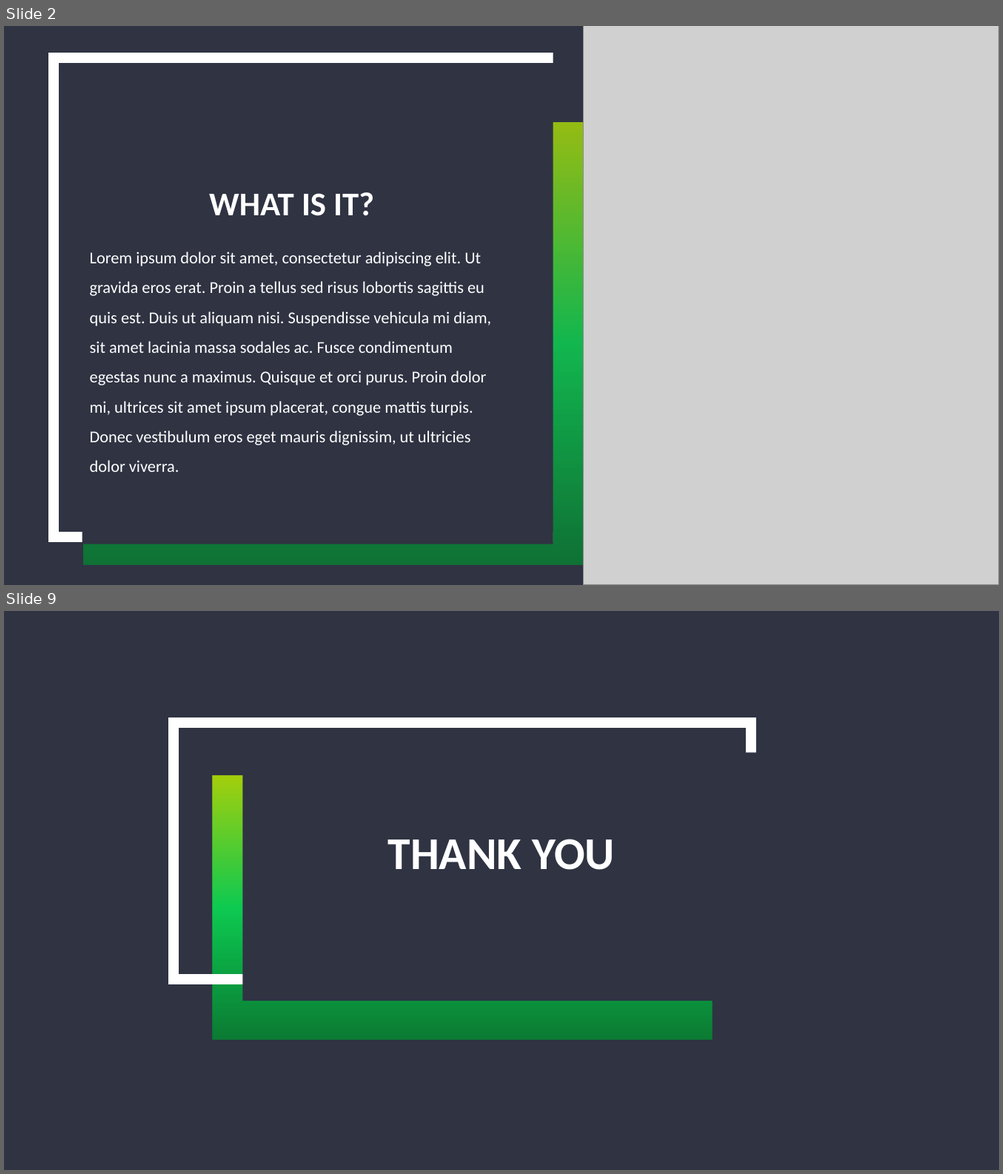
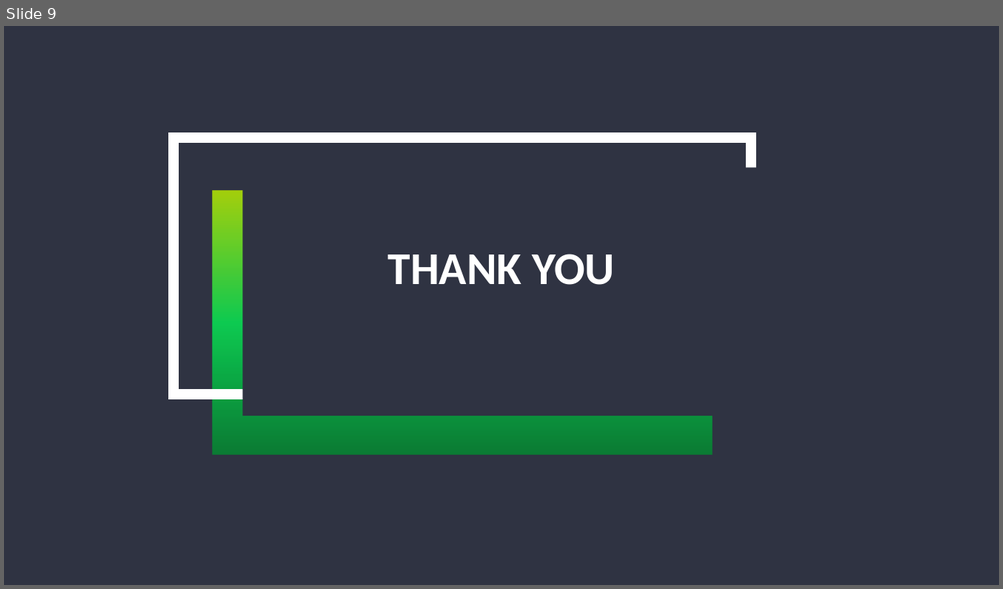
Before and after one commit to IBatsios/capstone, a slide deck: docs/presentations/presentation_1.pptx. Shown one above the other, each under a label of ours: slides 2 and 9 before the commit, slide 9 after it; the slides between them are not shown. The pictures are 1003x1174 and 1003x589 pixels, drawn with LibreOffice and Linux fonts; fonts in the diff are those of the drawing; grey boxes stand for pictures; background and template pictures are left out. Boxes give left, top, right and bottom in pixels: in the first picture for what was removed or moved away, otherwise in the second. Text is boxed around its words. In the diff, an @@ line names an element or a change of style, - is before the commit and + after.

```diff
--- a/docs/presentations/presentation_1.pptx
+++ b/docs/presentations/presentation_1.pptx
@@ slide 2 removed at [4, 26, 999, 585], background #2F3342 @@
@@ rectangle removed at [553, 30, 654, 565] @@
@@ picture removed at [583, 26, 999, 585] @@
@@ rectangle removed at [54, 58, 632, 538] @@
@@ rectangle removed at [82, 80, 553, 545] @@
@@ rectangle removed at [84, 122, 583, 565] @@
@@ title removed at [209, 192, 374, 216] @@
-WHAT IS IT?
@@ text removed at [90, 252, 491, 472] @@
-Lorem ipsum dolor sit amet, consectetur adipiscing elit. Ut gravida eros erat. Proin a tellus sed risus lobortis sagittis eu quis est. Duis ut aliquam nisi. Suspendisse vehicula mi diam, sit amet lacinia massa sodales ac. Fusce condimentum egestas nunc a maximus. Quisque et orci purus. Proin dolor mi, ultrices sit amet ipsum placerat, congue mattis turpis. Donec vestibulum eros eget mauris dignissim, ut ultricies dolor viverra.
@@ snip rect removed at [946, 545, 999, 585] @@
```
Also in this commit, not shown: 5 slides changed, 2 slides added, 1 other slide removed.
